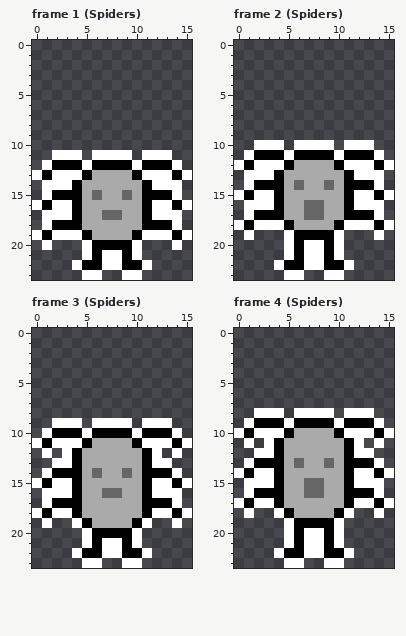
Pixel-art file -- assets/towers.aseprite. Above, as it was before the edit.
16x24 pixels, 22 frames. Shown: frame 1 (Spiders), frame 2 (Spiders), frame 3 (Spiders), frame 4 (Spiders). The commit also changed other frames, which this record leaves out.
And afterwards:
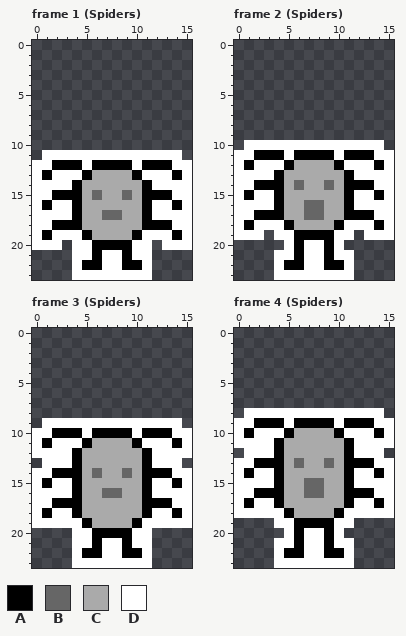
Palette (. is transparent): A #000000  B #666666  C #aaaaaa  D #ffffff
Commit: [towers] change outline shape
Difference:
Frame 1 (Spiders):
There is now colour D in row 11 at x 1, 5, 10 and 14; in row 12 at x 0 and 15; in rows 14 to 15 at x 0 and 15; in rows 17 to 18 at x 0 and 15; in row 20 at x 0, 2, 4, 11, 13 and 15; in row 21 at x 4 and 11.
There is now colour D in row 23 at x 4, 7 to 8 and 11.
Frame 2 (Spiders):
There is now colour D in row 10 at x 1, 5, 10 and 14; in row 11 at x 0 and 15; in rows 13 to 14 at x 0 and 15; in rows 16 to 17 at x 0 and 15; in row 19 at x 0, 2, 4, 11, 13 and 15; in row 21 at x 4 and 11.
There is now colour D in row 23 at x 4, 7 to 8 and 11.
Frame 3 (Spiders):
There is now colour D in row 9 at x 1, 5, 10 and 14; in row 10 at x 0 and 15; in row 12 at x 0, 2, 13 and 15; in row 13 at x 1 and 14; in row 14 at x 0 and 15; in rows 16 to 17 at x 0 and 15.
There is now colour D in row 19 at x 0, 2 to 3, 12 to 13 and 15; in rows 20 to 21 at x 4 and 11; in row 23 at x 4, 7 to 8 and 11.
Frame 4 (Spiders):
There is now colour D in row 8 at x 1, 5, 10 and 14; in row 9 at x 0 and 15; in row 11 at x 0, 2, 13 and 15; in row 12 at x 1 and 14; in row 13 at x 0 and 15; in rows 15 to 16 at x 0 and 15.
There is now colour D in row 18 at x 0, 2 to 3, 12 to 13 and 15; in row 19 at x 4 and 11; in row 21 at x 4 and 11; in row 23 at x 4, 7 to 8 and 11.
Changed places in both pictures, as pixel boxes (x1, y1, x2, y2):
added: (32, 150, 192, 280)
added: (234, 140, 394, 280)
added: (32, 418, 192, 568)
added: (234, 408, 394, 568)
